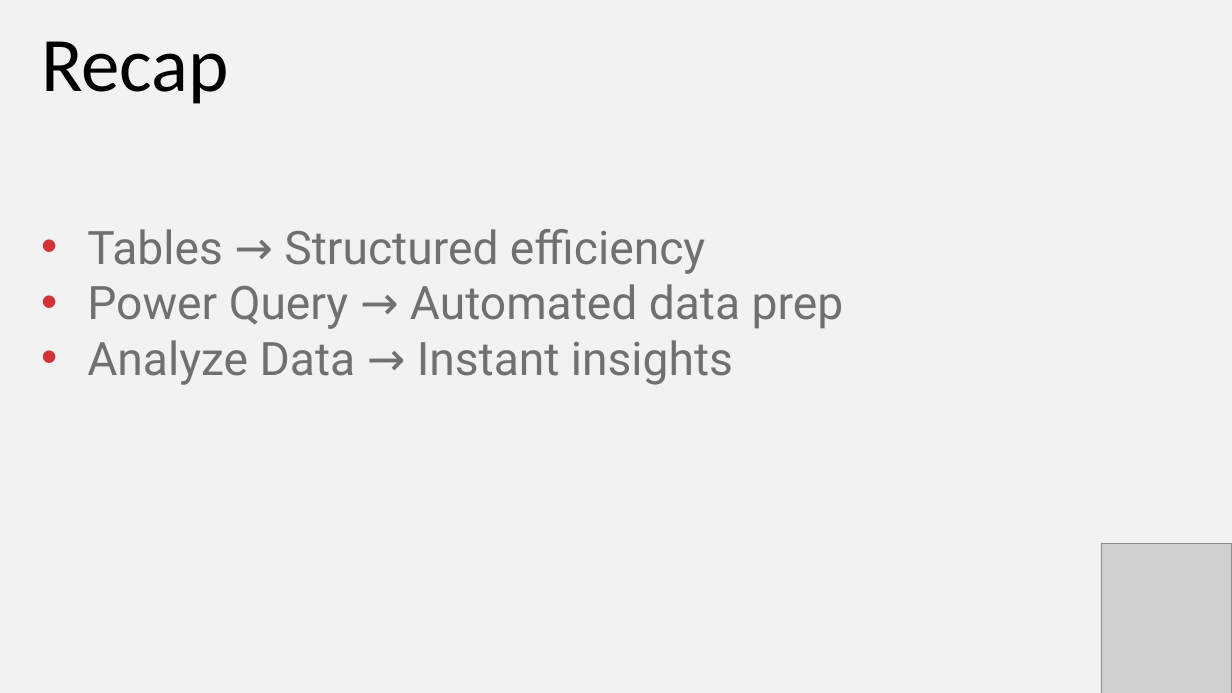
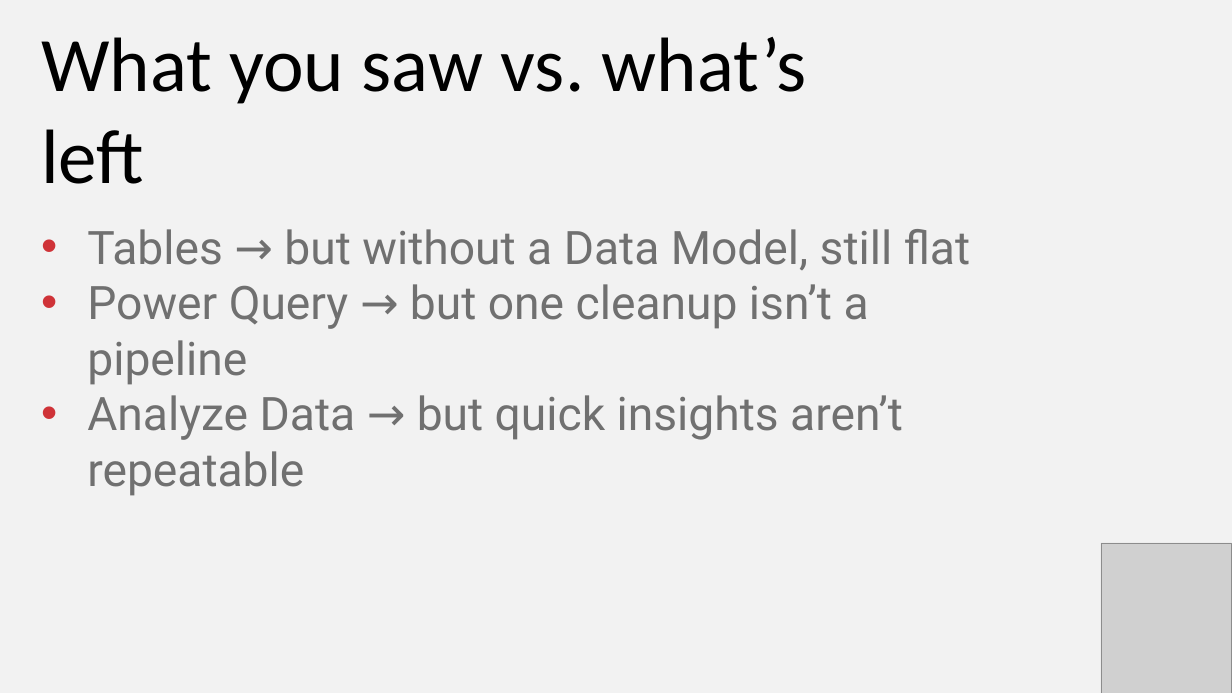
Before and after one commit to stringfestdata/modern-excel-demo-day, a slide deck: slide 8 of modern-excel-demo-day.pptx. Drawn at 1232x693 pixels with LibreOffice and Linux fonts; fonts in the diff are those of the drawing; grey boxes stand for pictures. Boxes give left, top, right and bottom in pixels: in the first picture for what was removed or moved away, otherwise in the second. Text is boxed around its words. In the diff, an @@ line names an element or a change of style, - is before the commit and + after.

```diff
--- a/modern-excel-demo-day.pptx
+++ b/modern-excel-demo-day.pptx
@@ text at bbox=[41, 37, 807, 184]: text changed @@
-Recap
+What you saw vs. what’s left
@@ text at bbox=[87, 229, 970, 496]: text changed @@
-• Tables → Structured efficiency
-• Power Query → Automated data prep
-• Analyze Data → Instant insights
+• Tables → but without a Data Model, still flat
+• Power Query → but one cleanup isn’t a pipeline
+• Analyze Data → but quick insights aren’t repeatable
```
Also in this commit, not shown: 4 other slides changed.
